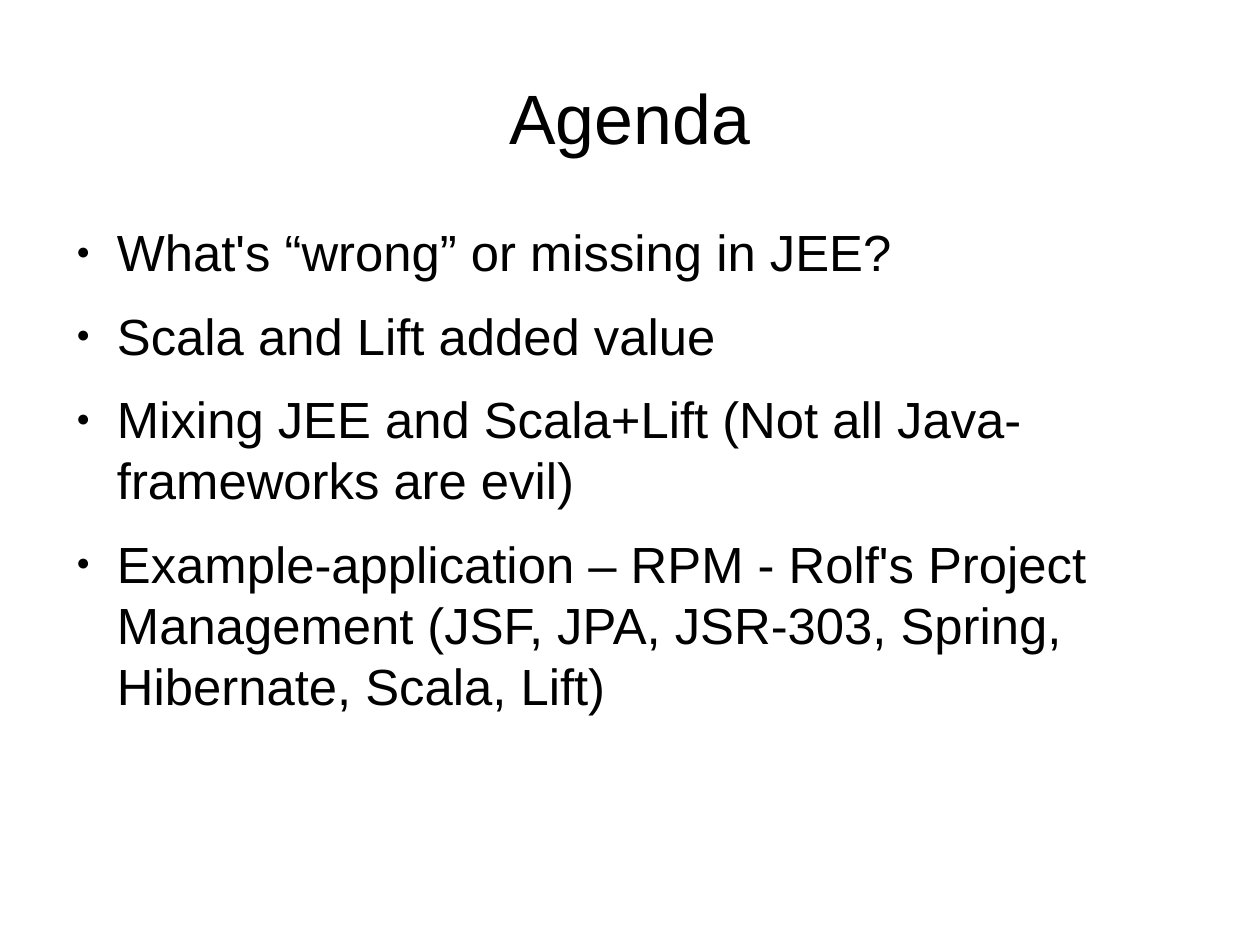
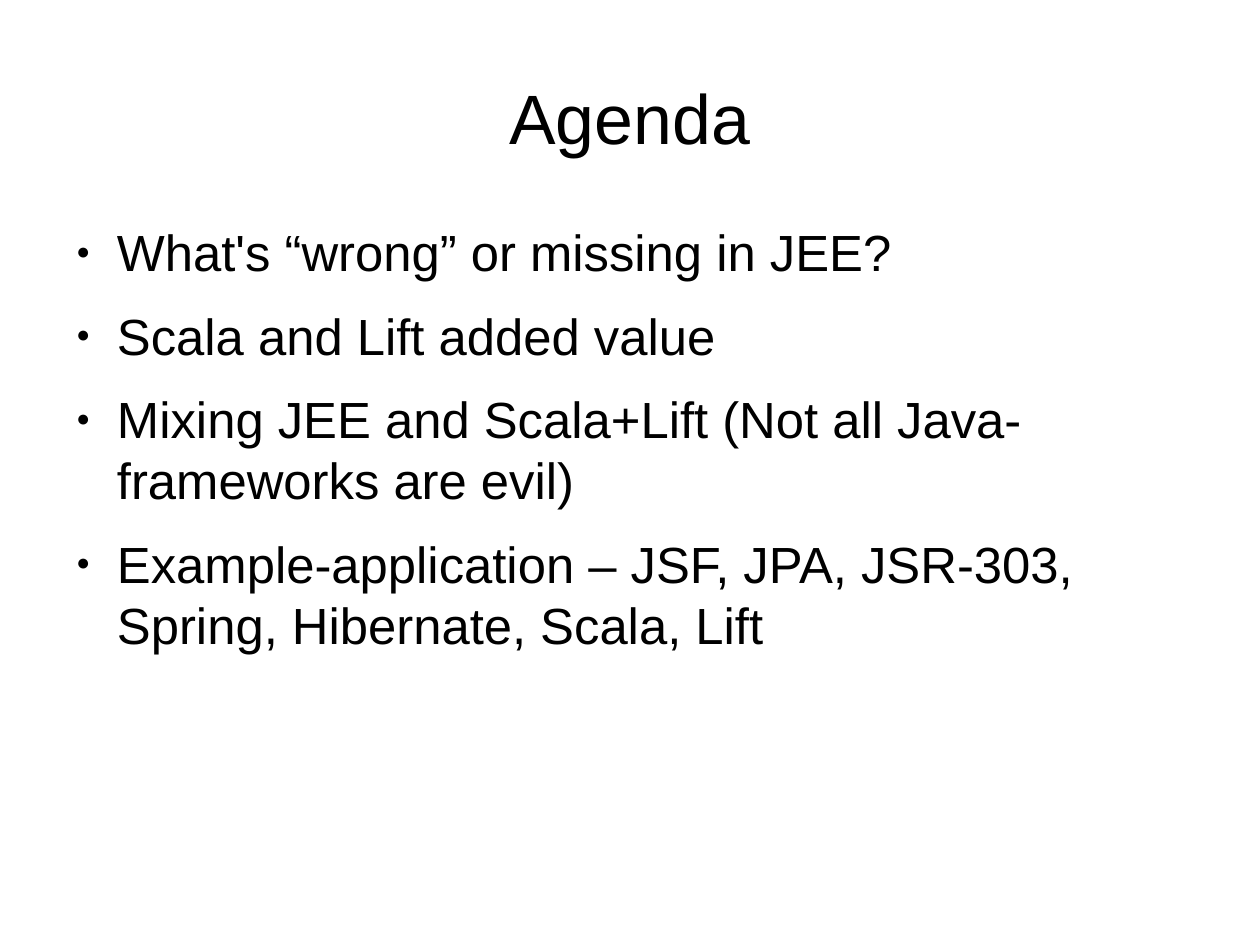
Before and after one commit to andreak/slol-2011, a slide deck: slide 3 of Scala-LiftOff-2011-lift-from-jee-perspective.odp. Drawn at 1260x945 pixels with LibreOffice and Linux fonts; fonts in the diff are those of the drawing. Boxes give left, top, right and bottom in pixels: in the first picture for what was removed or moved away, otherwise in the second. Text is boxed around its words. In the diff, an @@ line names an element or a change of style, - is before the commit and + after.

```diff
--- a/Scala-LiftOff-2011-lift-from-jee-perspective.odp
+++ b/Scala-LiftOff-2011-lift-from-jee-perspective.odp
@@ text at [117, 546, 1073, 654]: text changed @@
-● Example-application – RPM - Rolf's Project Management (JSF, JPA, JSR-303, Spring, Hibernate, Scala, Lift)
+● Example-application – JSF, JPA, JSR-303, Spring, Hibernate, Scala, Lift
```
Also in this commit, not shown: 3 other slides changed, 5 slides added.
